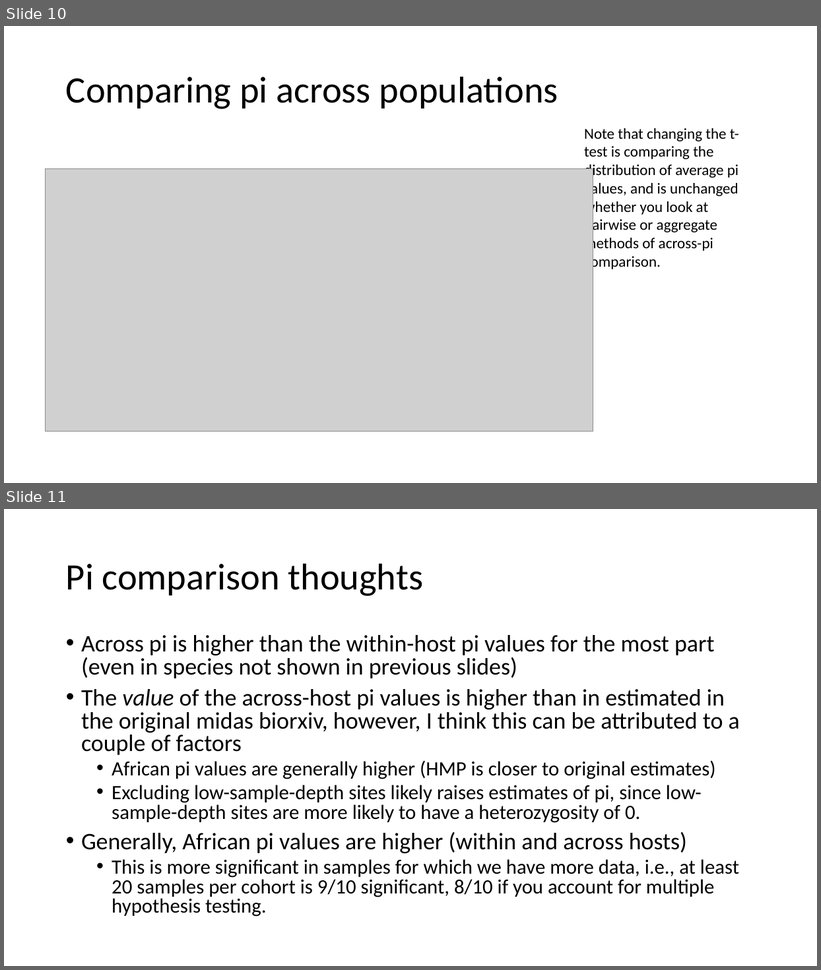
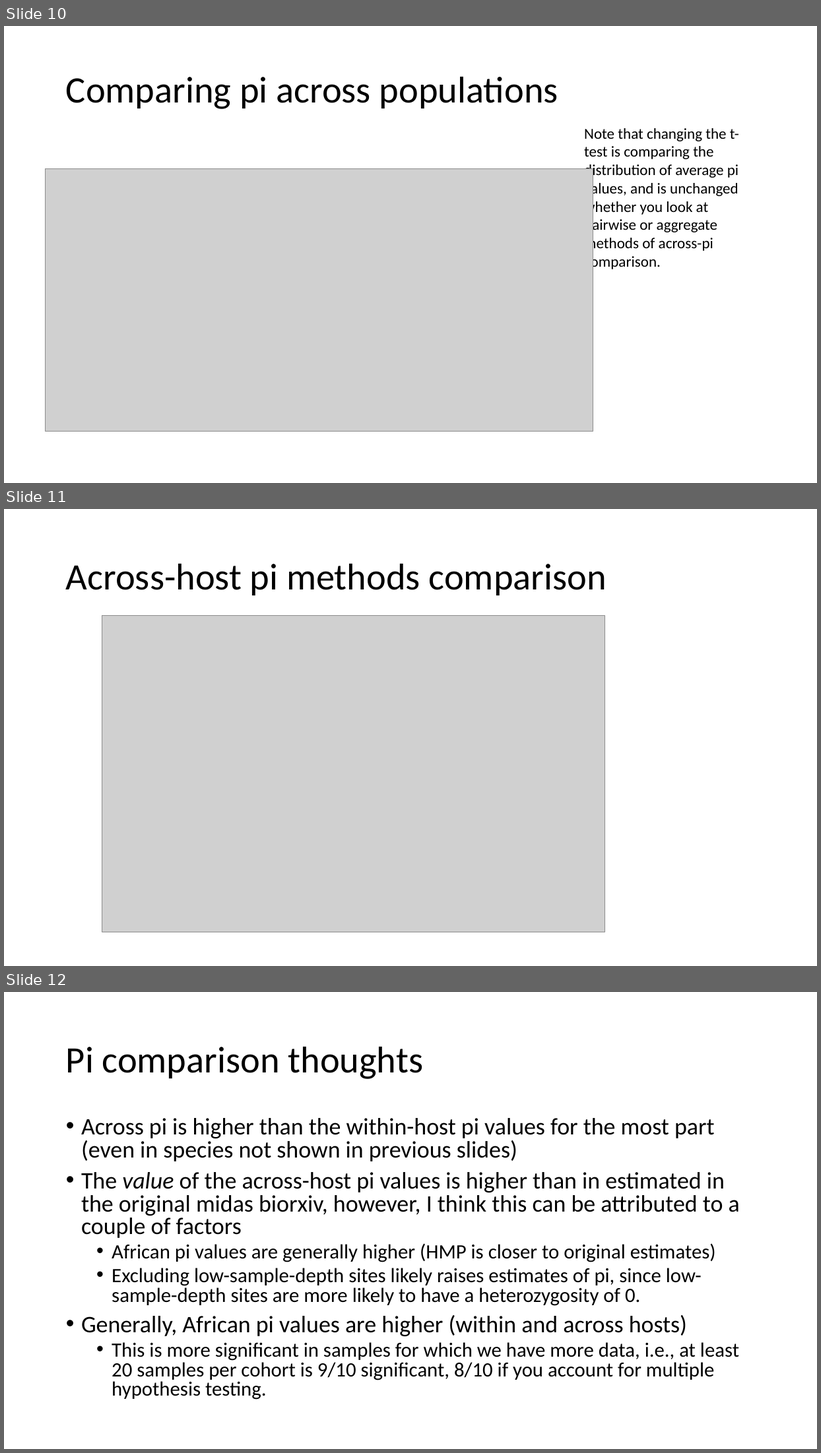
Before and after one commit to jon-mah/demo_for_ccgb, a slide deck: Summary/20211208_microbiome_demographic_slides.pptx. Shown one above the other, each under a label of ours: slides 10 and 11 before the commit, slides 10, 11 and 12 after it. The pictures are 821x970 and 821x1453 pixels, drawn with LibreOffice and Linux fonts; fonts in the diff are those of the drawing; grey boxes stand for pictures. Boxes give left, top, right and bottom in pixels: in the first picture for what was removed or moved away, otherwise in the second. Text is boxed around its words. In the diff, an @@ line names an element or a change of style, - is before the commit and + after.

Commit message:
slides update, figures.

```diff
--- a/Summary/20211208_microbiome_demographic_slides.pptx
+++ b/Summary/20211208_microbiome_demographic_slides.pptx
@@ slide 11 added at (4, 509, 817, 966), background #FFFFFF @@
@@ title added at (66, 563, 607, 595), 44 pt, text #000000 @@
+Across-host pi methods comparison
@@ picture added at (102, 615, 605, 932) @@
@@ what was slide 11 is now slide 12 @@
```
Also in this commit, not shown: 1 slide changed, 17 other files.
